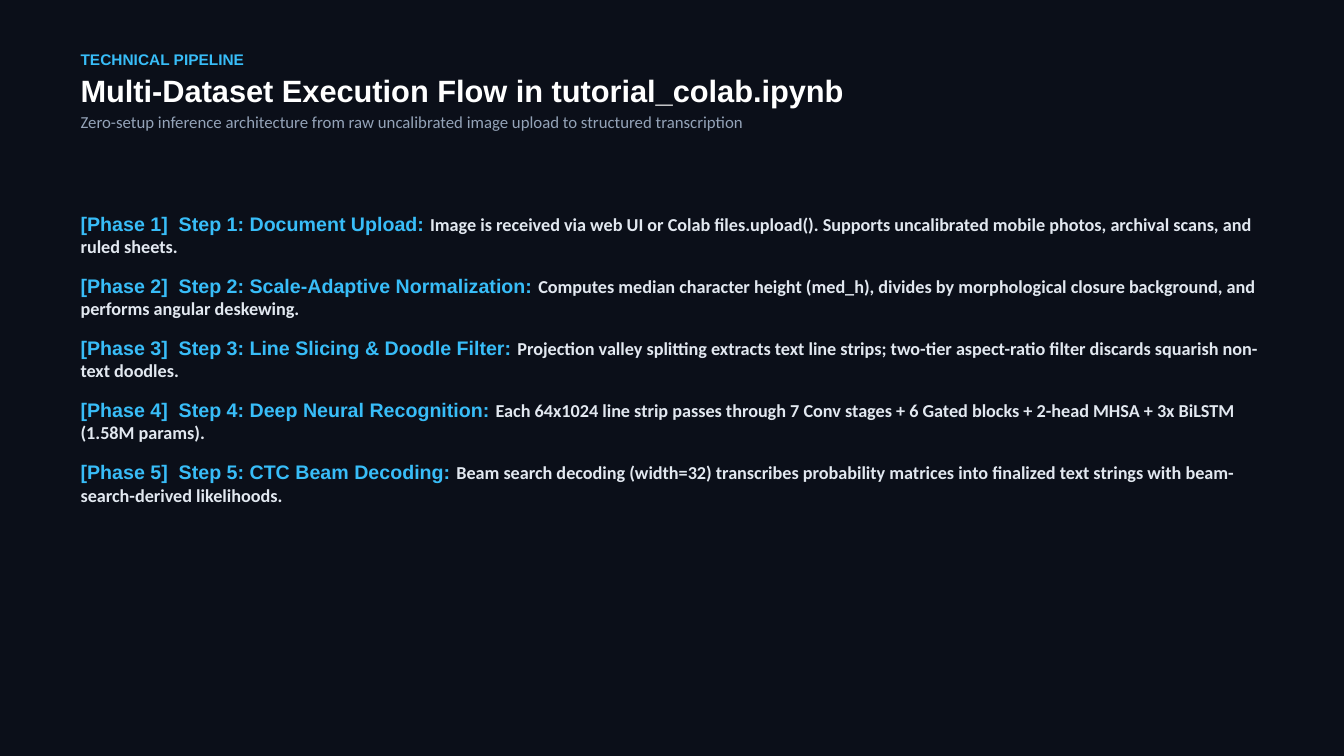
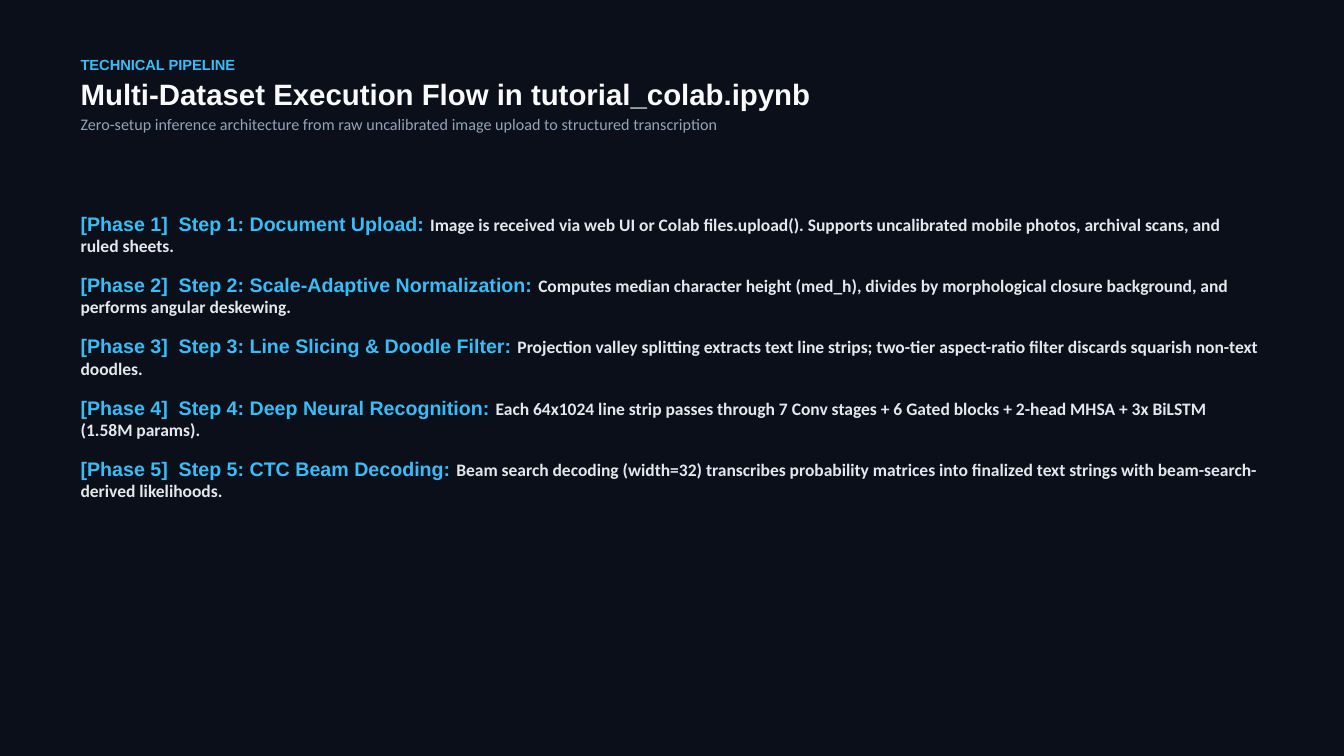
Before and after one commit to Balaji268268/HandwrittenTextRecognition, a slide deck: slide 13 of Handwritten_Text_Recognition_MNC_Keynote.pptx (slide 9 before the commit). Drawn at 1344x756 pixels with LibreOffice and Linux fonts; fonts in the diff are those of the drawing. Boxes give left, top, right and bottom in pixels: in the first picture for what was removed or moved away, otherwise in the second. Text is boxed around its words. In the diff, an @@ line names an element or a change of style, - is before the commit and + after.

```diff
--- a/Handwritten_Text_Recognition_MNC_Keynote.pptx
+++ b/Handwritten_Text_Recognition_MNC_Keynote.pptx
@@ text "TECHNICAL PIPELINE" at (81, 59, 810, 133): size 11 to 10.5 pt in "TECHNICAL PIPELINE"; size 22 to 21 pt, text colour #FFFFFF to #F8FAFC in "Multi-Dataset Execution Flow in tutorial_colab.ipynb"; size 12 to 11.5 pt in "Zero-setup inference architecture from raw uncalibrated imag ..." @@
@@ text "[Phase 1] Step 1: Document ..." at (81, 216, 1258, 497): size 13 to 12.5 pt in "Image is received via web UI or ...", "Computes median character height (med_h), divides by ...", "Projection valley splitting extracts text line strips; ...", "Each 64x1024 line strip passes through 7 ..." and 1 more places @@
```
Also in this commit, not shown: 5 other slides changed, 10 slides added, 8 slides removed, 1 other file.
